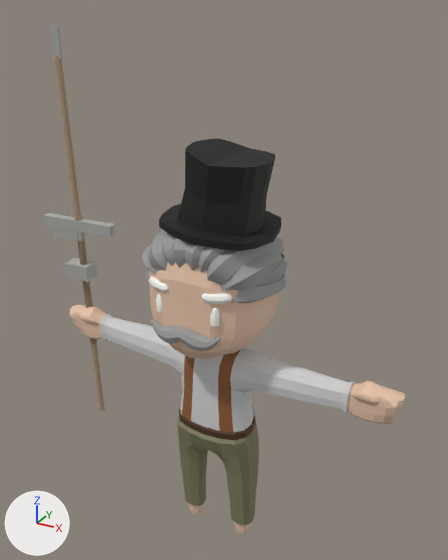
A saved change to the FBX model unity/Assets/Art/Resources/Models/Person_OldClassy_Male.fbx.
Camera for both pictures: a 50 mm lens placed at (2.32, -4.09, 4.69), pointed at (-0.02, 0.18, 2.56). The axes (+X, +Y, +Z) are drawn at lower left. The lights are the same throughout. The older version comes first. Where no turn or scale is listed for an object, it has been applied to the vertices.

Names of what the first picture shows: 'Body', 'Prop_Axe', 'Prop_Hammer', 'Prop_Pickaxe', 'Prop_Spear'.
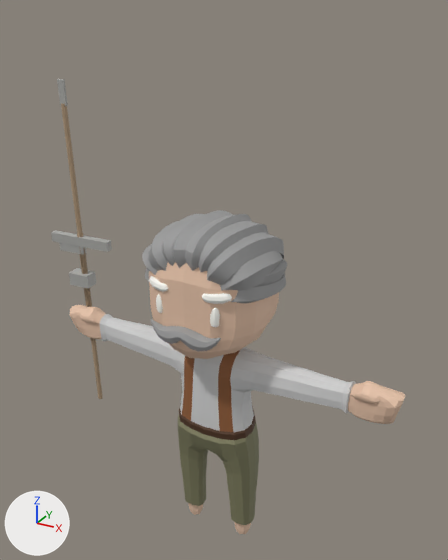
Changed parts and their boxes [x1, y1, x2, y2] in the pictures (448 x 560 px):
'Body', reshaped (18% shorter)
    before: [70, 138, 405, 534]
    after: [70, 210, 405, 534]
'Prop_Pickaxe', moved, rescaled (15% narrower, 15% shorter)
    before: [44, 213, 116, 344]
    after: [51, 230, 112, 341]
part 2 of me_cube_004, deleted (black)
    before: [159, 138, 281, 251]

Patch to the scene script:
```diff
--- a/unity/Assets/Art/Resources/Models/Person_OldClassy_Male.fbx.py
+++ b/unity/Assets/Art/Resources/Models/Person_OldClassy_Male.fbx.py
@@ me_cube_004 @@
 # used by ob_body; location = (0.0, 0.0, 0.0)
-me_cube_004.from_pydata(...)  # 2776 vertices, 2726 faces; spans x -1.62..1.62, y -0.57..0.58, z -0.02..3.75
+me_cube_004.from_pydata(...)  # 2678 vertices, 2630 faces; spans x -1.62..1.62, y -0.57..0.58, z -0.02..3.19
+# me_cube_004 part 2: the loose piece of 98 vertices spanning x -0.4..0.51, y -0.47..0.48, z 3.06..3.75 is deleted
 me_cube_004.materials.append(mat_skin_001)
@@ me_cube_004 @@
 me_cube_004.materials.append(mat_face)
-me_cube_004.materials.append(mat_hat)  # black #14140f
 me_cube_004.materials.append(mat_hair_001)
@@ me_prop_pickaxe_001 @@
 # used by ob_prop_pickaxe; location = (-1.412, 0.016, 1.86)
-me_prop_pickaxe_001.from_pydata(...)  # 24 vertices, 16 faces; spans x -0.371..0.375, y -0.093..0.041, z -0.208..1.115
+me_prop_pickaxe_001.from_pydata(...)  # 24 vertices, 16 faces; spans x -0.315..0.318, y -0.079..0.035, z -0.176..0.947
+# me_prop_pickaxe_001 part 1: the whole mesh is scaled about the mesh origin by 0.849
 me_prop_pickaxe_001.materials.append(mat_wood)
```
